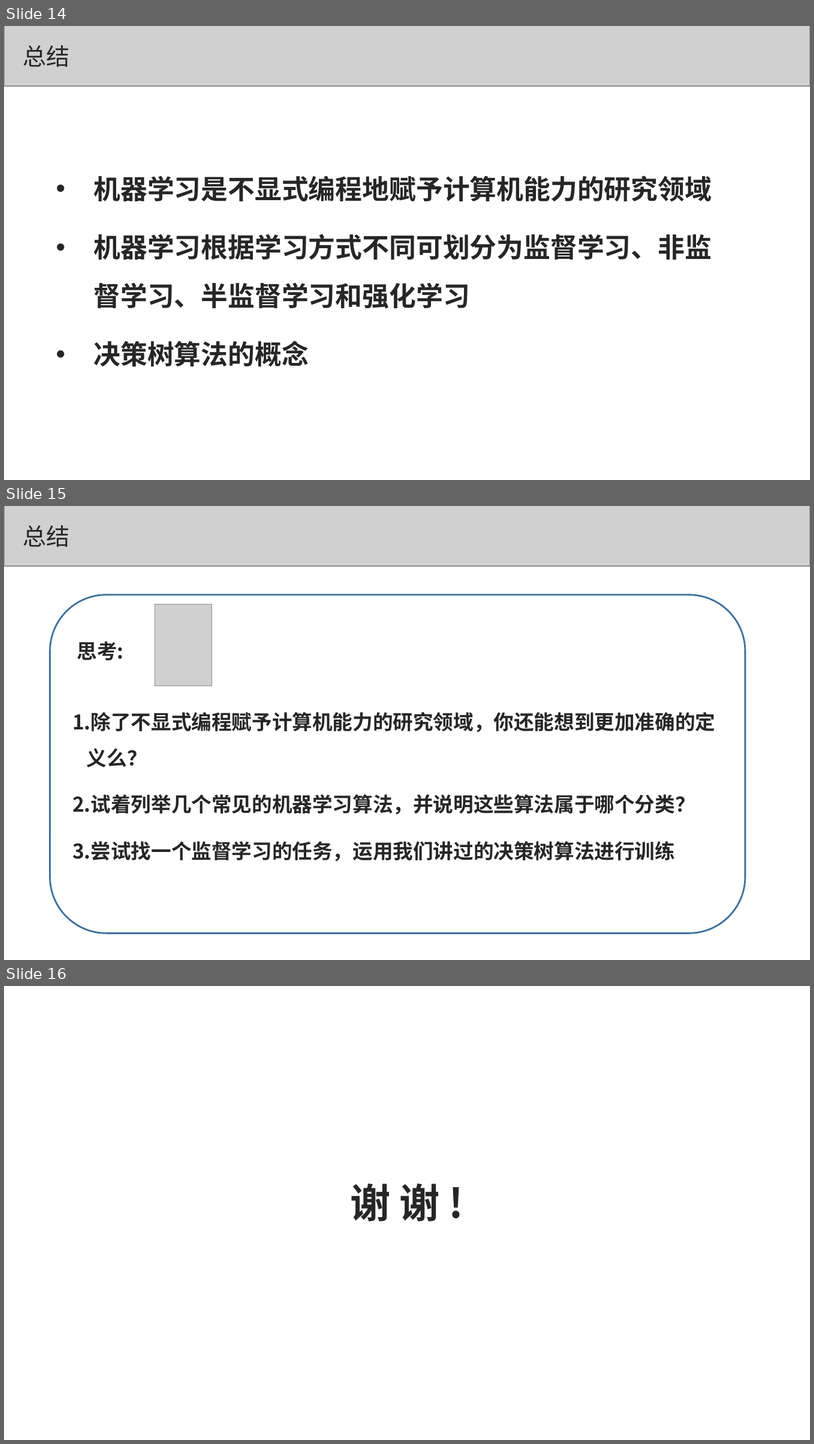
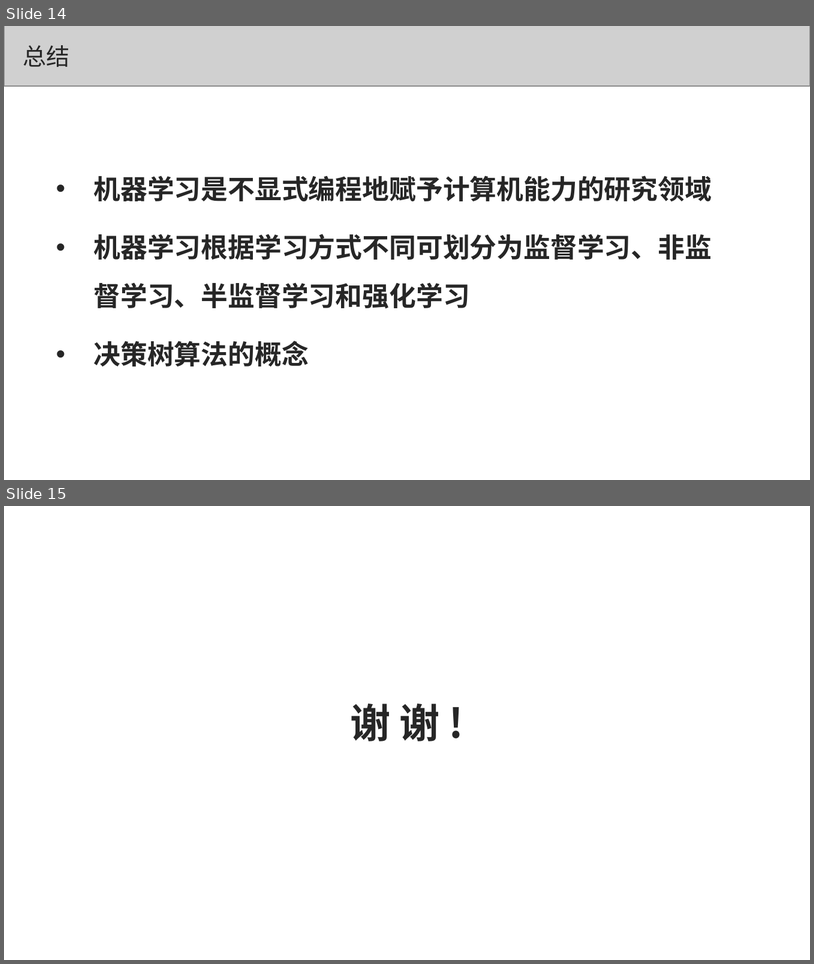
Before and after one commit to congcongshang/StudyNoteBook, a slide deck: 数学/机器学习.ppt. Shown one above the other, each under a label of ours: slides 14, 15 and 16 before the commit, slides 14 and 15 after it. The pictures are 814x1444 and 814x964 pixels, drawn with LibreOffice and Linux fonts; fonts in the diff are those of the drawing; grey boxes stand for pictures; background and template pictures are left out. Boxes give left, top, right and bottom in pixels: in the first picture for what was removed or moved away, otherwise in the second. Text is boxed around its words. In the diff, an @@ line names an element or a change of style, - is before the commit and + after.

```diff
--- a/数学/机器学习.ppt
+++ b/数学/机器学习.ppt
@@ slide 15 removed at <box>4,506,810,960</box>, background #FFFFFF @@
@@ picture removed at <box>4,506,810,566</box> @@
@@ text removed at <box>23,525,70,547</box> @@
-总结
@@ rounded rectangle removed at <box>50,595,745,933</box> @@
-思考:
-1. 除了不显式编程赋予计算机能力的研究领域，你还能想到更加准确的定义么？
-2. 试着列举几个常见的机器学习算法，并说明这些算法属于哪个分类？
-3. 尝试找一个监督学习的任务，运用我们讲过的决策树算法进行训练
@@ picture removed at <box>155,604,212,685</box> @@
@@ what was slide 16 is now slide 15 @@
```
Also in this commit, not shown: 6 slides changed, 1 other file.
